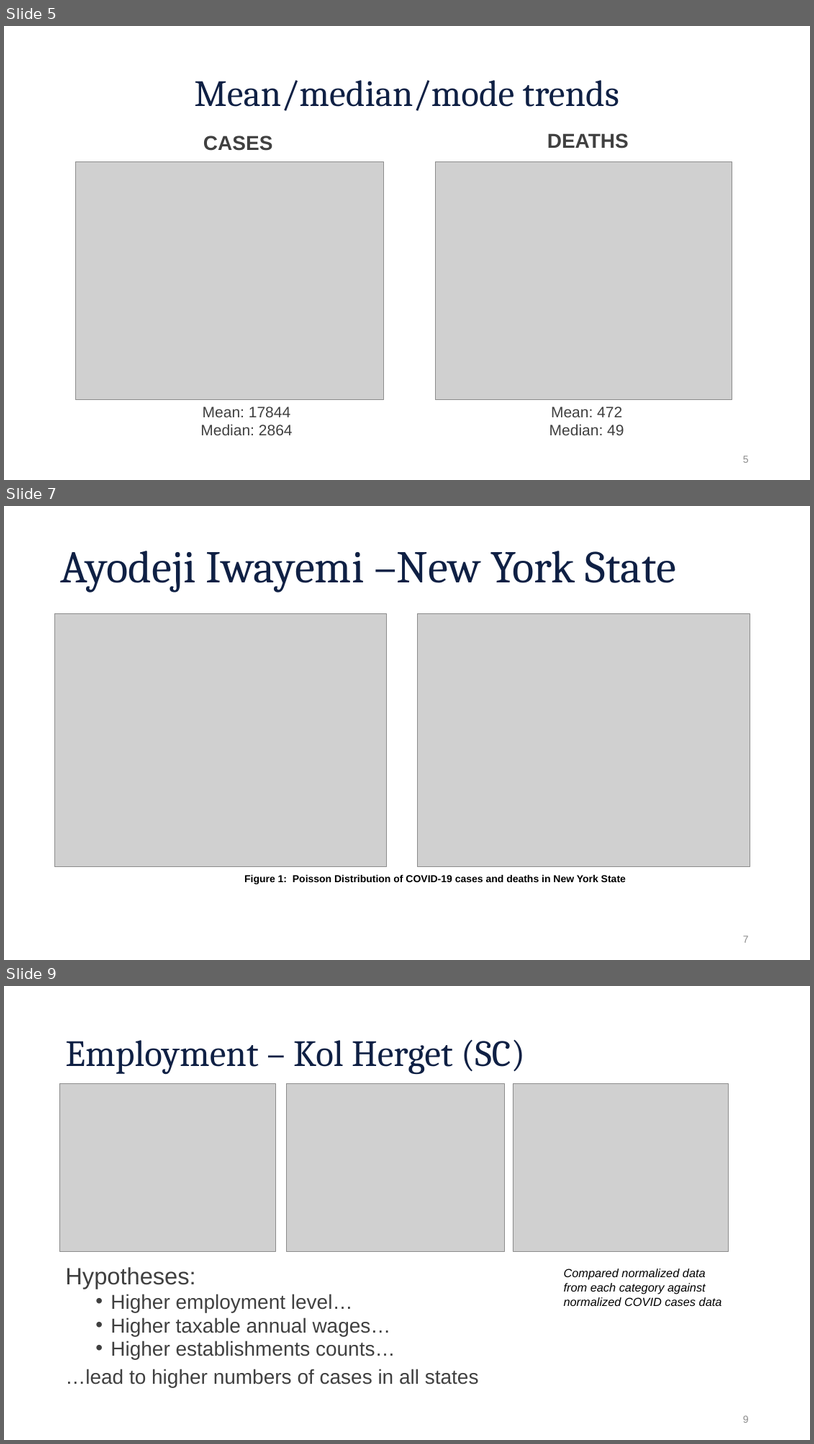
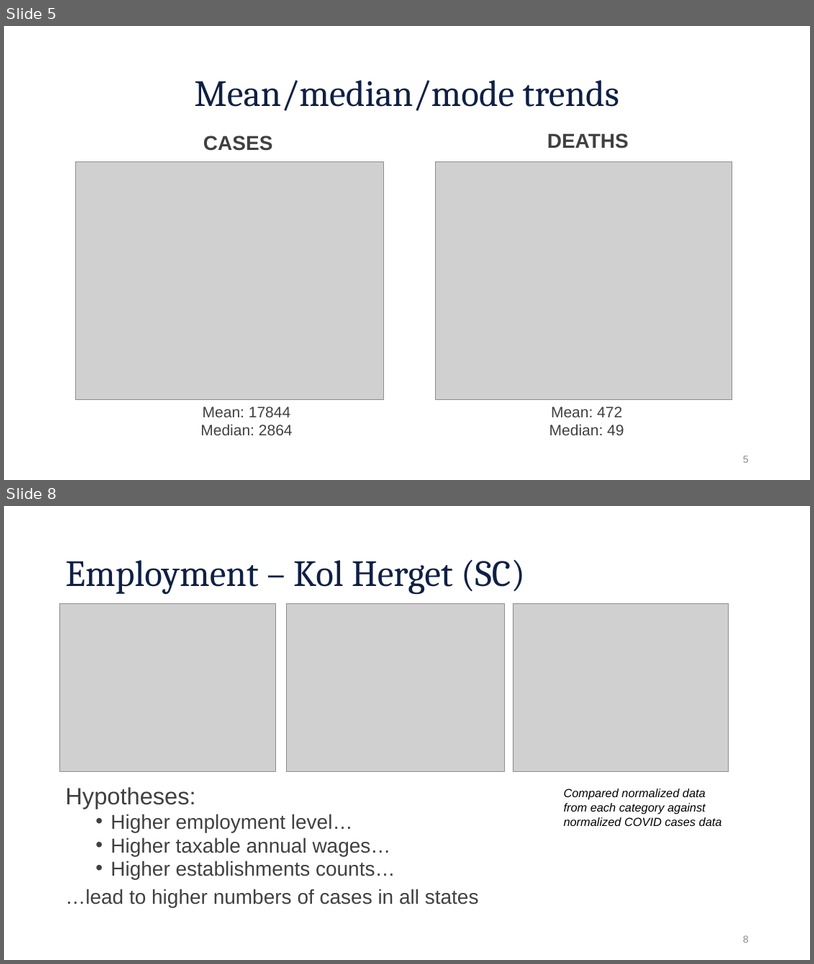
Before and after one commit to aiwayemi/Group-1, a slide deck: ProjPresentation.pptx. Shown one above the other, each under a label of ours: slides 5, 7 and 9 before the commit, slides 5 and 8 after it; the slides between them are not shown. The pictures are 814x1444 and 814x964 pixels, drawn with LibreOffice and Linux fonts; fonts in the diff are those of the drawing; grey boxes stand for pictures; background and template pictures are left out. Boxes give left, top, right and bottom in pixels: in the first picture for what was removed or moved away, otherwise in the second. Text is boxed around its words. In the diff, an @@ line names an element or a change of style, - is before the commit and + after.

```diff
--- a/ProjPresentation.pptx
+++ b/ProjPresentation.pptx
@@ slide 7 removed at bbox=[4, 506, 810, 960], background #FFFFFF @@
@@ title removed at bbox=[60, 551, 676, 592] @@
-Ayodeji Iwayemi –New York State
@@ picture removed at bbox=[54, 613, 386, 867] @@
@@ picture removed at bbox=[418, 613, 750, 867] @@
@@ text removed at bbox=[244, 875, 626, 884] @@
-Figure 1: Poisson Distribution of COVID-19 cases and deaths in New York State
@@ page number removed at bbox=[743, 935, 749, 942] @@
-7
@@ what was slide 9 is now slide 8 @@
```
Also in this commit, not shown: 7 slides changed.
